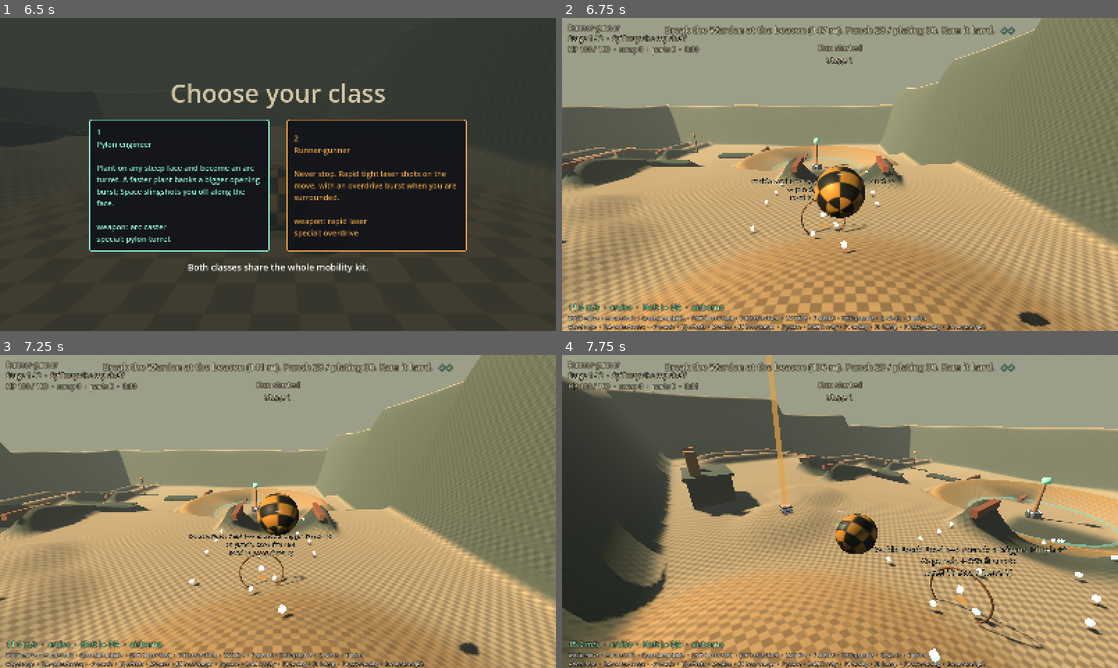
Above: before the commit, frames 1-4 (two rows, left to right).
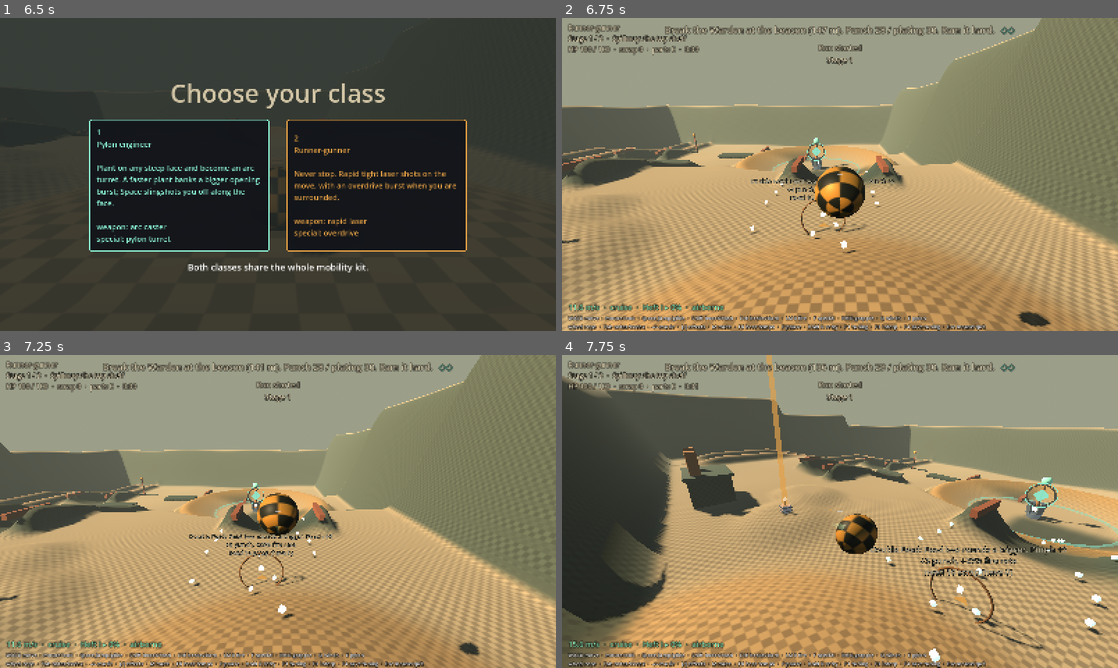
Above: after the commit, the same moments.

Repository: bananahana720/scrapkeep
Game: Godot game, scene res://main.tscn
The game is run twice, just before and just after one commit, with the same random seed, the same clock (stepped at 60 frames per second) and the same inputs.
Inputs (mouse positions are in pixels of both pictures, inside the frame that each line leads up to):
- Up to frame 1 (6.5 s): tap Enter at 0.5, 2, 3.5, 5.1 s; move the mouse to (400, 158) at 0.52 s; hold D (cl_right) 0.53-1.25 s; tap Shift (cl_boost) at 0.6 s; click (400, 158) at 0.67 s; tap Space (cl_jump) at 0.77, 1.25, 2.75, 3.77, 4.25 s; drag from (166, 190) to (250, 237) at 1.27 s; move the mouse to (333, 105) at 2.02 s; hold D (cl_right) 2.03-2.75 s; tap E (cl_mount) at 2.1 s; drag from (250, 237) to (111, 127) at 2.77 s; move the mouse to (444, 221) at 3.52 s; hold A (cl_left) 3.53-4.25 s; tap F (cl_special) at 3.6 s; drag from (111, 127) to (194, 96) at 4.27 s; move the mouse to (305, 174) at 5.02 s; hold S (cl_back) 5.03-5.75 s; click (305, 174) at 5.17 s; drag from (194, 96) to (166, 190) at 5.77 s
- Up to frame 2 (6.75 s): move the mouse to (962, 158) at 6.52 s; hold W (cl_forward) from 6.53 s (still down); tap 2 at 6.6 s
- Up to frame 3 (7.25 s): keep holding W (cl_forward); tap Space (cl_jump) at 6.77 s
- Up to frame 4 (7.75 s): keep holding W (cl_forward); move the mouse to (812, 511) at 7.27 s; tap N at 7.35 s; click (812, 511) at 7.42 s; tap Space (cl_jump) at 7.52 s

Frame 1 is identical in both runs. In frame 2, 0.2% of the frame differs, in the area x 0-49%, y 40-72%; in frame 3, 0.1%; in frame 4, 0.4%, in the area x 39-90%, y 40-54%.

Commit message:
combat A2: Warden landmark look, integrity badge and objective diamond
Visual nodes only: a 7 m Furnace Fleet clamp with emissive tinted jaws, a
glowing core, a camera-facing integrity ring that fills with the beacon
charge around the objective diamond, cap domes with plumes and a lit
magnet. Telegraph edges thicken with radius over a dark underlay. Chaser,
lobber, miniboss and vault get silhouette and emissive accents. Collision
and combat numbers unchanged.

Co-Authored-By: Claude Opus 5.5 (1M context) <noreply@anthropic.com>

Diff:
--- a/sketches/core-loop/src/combat/chaser.gd
+++ b/sketches/core-loop/src/combat/chaser.gd
@@ -22,6 +22,7 @@
 # the spec's Katamari threshold, where fodder that used to bounce you gets rolled up.
 const HP := 60.0
 const SCRAP := 3
+const ACCENT := Color("ffb070")
 
 enum State { CHASE, WINDUP, LUNGE, RECOVER }
 
@@ -43,6 +44,15 @@
 	radius = 1.0
 	half_height = 1.5
 	_mesh = _add_capsule(radius, half_height * 2.0, Palette.RUST)
+	# A lit visor and a dorsal fin, so a chaser reads at 60 to 100 m as a hunting shape
+	# with a hot eye, not a rust-coloured pill against rust-coloured ground.
+	var visor := TorusMesh.new()
+	visor.inner_radius = radius * 0.9
+	visor.outer_radius = radius * 1.15
+	_accent(visor, ACCENT, 3.0, Vector3.UP * 0.55, _mesh)
+	var fin := BoxMesh.new()
+	fin.size = Vector3(0.22, 1.5, 1.3)
+	_accent(fin, Palette.CHARCOAL, 0.0, Vector3(0.0, half_height + 0.35, 0.25), _mesh)
 
 
 func state_name() -> String:
--- a/sketches/core-loop/src/combat/enemy.gd
+++ b/sketches/core-loop/src/combat/enemy.gd
@@ -25,6 +25,8 @@
 const AMBER := Palette.AMBER
 const SLATE := Color("5d6b78")
 const TINT_ENERGY := 0.9
+const PLATE_GLOW_AMBER := 1.8
+const PLATE_GLOW_SLATE := 0.45
 
 signal hit_player(amount: float, shove: Vector3)
 signal died(at: Vector3, scrap_value: int)
@@ -135,7 +137,7 @@
 	tint_state = state
 	var color := AMBER if state == "amber" else SLATE
 	for mat in _tint_materials:
-		(mat as StandardMaterial3D).albedo_color = color
+		_paint_plate(mat as StandardMaterial3D, color, state == "amber")
 	if _flash <= 0.0:
 		_apply_rest_look()
 
@@ -287,10 +289,31 @@
 	return mesh
 
 
+# A visual-only accent: a lit mesh that grows an enemy's silhouette or marks it from
+# 60 to 100 m. It never collides; the enemy's collider is unchanged.
+func _accent(mesh: Mesh, color: Color, energy: float, at: Vector3, parent: Node3D = self) -> MeshInstance3D:
+	var instance := MeshInstance3D.new()
+	instance.mesh = mesh
+	instance.material_override = Palette.solid(color, energy)
+	instance.position = at
+	parent.add_child(instance)
+	return instance
+
+
 # A tinted material for a plating mesh, registered so set_tint recolours it.
 func _plate_material() -> StandardMaterial3D:
 	var mat := Palette.solid(SLATE)
 	mat.metallic = 0.6
 	mat.roughness = 0.4
+	_paint_plate(mat, SLATE, false)
 	_tint_materials.append(mat)
 	return mat
+
+
+# Plating carries its read in light, not just paint, so it survives distance and shade:
+# amber burns bright (your punch breaks through), slate glows dull (not yet).
+static func _paint_plate(mat: StandardMaterial3D, color: Color, beatable: bool) -> void:
+	mat.albedo_color = color
+	mat.emission_enabled = true
+	mat.emission = color
+	mat.emission_energy_multiplier = PLATE_GLOW_AMBER if beatable else PLATE_GLOW_SLATE
--- a/sketches/core-loop/src/combat/lobber.gd
+++ b/sketches/core-loop/src/combat/lobber.gd
@@ -54,6 +54,17 @@
 	_muzzle.material_override = _muzzle_material
 	_muzzle.position = Vector3.UP * 2.6
 	add_child(_muzzle)
+	# A mortar tube on top and a lit waist band: the lobber's silhouette says artillery
+	# from a distance, and the band keeps it visible against the ground.
+	var tube := CylinderMesh.new()
+	tube.top_radius = 0.45
+	tube.bottom_radius = 0.6
+	tube.height = 2.6
+	var barrel := _accent(tube, Palette.CHARCOAL, 0.0, Vector3(0.0, 3.6, 0.0))
+	barrel.rotation.x = 0.35
+	var band := BoxMesh.new()
+	band.size = Vector3(2.55, 0.35, 2.55)
+	_accent(band, Palette.VERDIGRIS.lightened(0.55), 2.2, Vector3.UP * 0.9)
 
 
 func muzzle_point() -> Vector3:
@@ -84,5 +95,5 @@
 
 
 func _show_charge(charge: float) -> void:
-	_muzzle_material.emission_energy_multiplier = 0.2 + charge * 5.0
+	_muzzle_material.emission_energy_multiplier = 0.8 + charge * 5.0
 	_muzzle.scale = Vector3.ONE * (1.0 + charge * 0.9)
--- a/sketches/core-loop/src/combat/miniboss.gd
+++ b/sketches/core-loop/src/combat/miniboss.gd
@@ -223,6 +223,14 @@
 	_halo.position = Vector3.UP * (HALF_HEIGHT + 1.4)
 	_halo.visible = false
 	add_child(_halo)
+	# A lit crown of spikes: the silhouette says "boss" from 100 m before its size does.
+	for i in 5:
+		var angle := TAU * i / 5.0
+		var spike := CylinderMesh.new()
+		spike.top_radius = 0.0
+		spike.bottom_radius = 0.4
+		spike.height = 1.6
+		_accent(spike, Palette.COPPER, 1.8, Vector3(cos(angle) * 1.3, HALF_HEIGHT + 0.5, sin(angle) * 1.3))
 
 
 # The weak window reads three ways at once: the plates swing open (shape), the core
@@ -239,7 +247,7 @@
 		plate.rotation.y = lerpf(plate.rotation.y, side * 0.9 * open, 1.0 - exp(-14.0 * delta))
 	var pulse := 1.0 + 0.12 * sin(Time.get_ticks_msec() * 0.018) if weak else 1.0
 	_core.scale = Vector3.ONE * (1.5 * pulse if weak else 0.8)
-	_core_material.emission_energy_multiplier = 4.0 if weak else 0.4
+	_core_material.emission_energy_multiplier = 4.0 if weak else 1.2
 	_halo.visible = weak
 	if weak:
 		_halo.rotate_y(delta * 5.0)
--- a/sketches/core-loop/src/combat/telegraph.gd
+++ b/sketches/core-loop/src/combat/telegraph.gd
@@ -20,6 +20,13 @@
 const FILL_ALPHA := 0.34
 const EDGE_ALPHA := 0.9
 const LIFT := 0.2
+# The Spillway ground is an orange-and-sand checker, so HAZARD alone washes into it. Every
+# edge is drawn over a wider dark underlay, and a ring's edge thickens with its radius,
+# so a 30 m Warden ring still reads as a bold line from 60 m.
+const EDGE_MIN := 0.35
+const EDGE_PER_METRE := 0.04
+const UNDERLAY := 0.35
+const UNDERLAY_ALPHA := 0.85
 
 enum Shape { RING, LANE }
 
@@ -107,9 +114,16 @@
 		area.bottom_radius = radius
 		area.height = 0.04
 		_mesh(area, AREA_ALPHA, Vector3.ZERO)
+		var width := maxf(EDGE_MIN, radius * EDGE_PER_METRE)
+		var under := TorusMesh.new()
+		under.inner_radius = maxf(0.05, radius - width - UNDERLAY)
+		under.outer_radius = radius + UNDERLAY
+		under.rings = 96
+		_underlay(under, Vector3.DOWN * 0.05)
 		var edge := TorusMesh.new()
-		edge.inner_radius = maxf(0.05, radius - 0.35)
+		edge.inner_radius = maxf(0.05, radius - width)
 		edge.outer_radius = radius
+		edge.rings = 96
 		_mesh(edge, EDGE_ALPHA, Vector3.ZERO)
 		var fill := CylinderMesh.new()
 		fill.top_radius = 1.0
@@ -122,8 +136,11 @@
 		area.size = Vector3(width, 0.04, length)
 		_mesh(area, AREA_ALPHA, Vector3(0.0, 0.0, -length * 0.5))
 		for side in [-1.0, 1.0]:
+			var under := BoxMesh.new()
+			under.size = Vector3(0.5 + UNDERLAY * 2.0, 0.06, length + UNDERLAY * 2.0)
+			_underlay(under, Vector3(side * width * 0.5, -0.05, -length * 0.5))
 			var rail := BoxMesh.new()
-			rail.size = Vector3(0.3, 0.08, length)
+			rail.size = Vector3(0.5, 0.08, length)
 			_mesh(rail, EDGE_ALPHA, Vector3(side * width * 0.5, 0.0, -length * 0.5))
 		# The fill grows from the attacker's end, so the lane reads as "coming this way".
 		var holder := Node3D.new()
@@ -138,6 +155,18 @@
 		holder.add_child(inner)
 		_fill = holder
 	set_progress(progress)
+
+
+# The dark band under an edge: charcoal, drawn just before the edge itself.
+func _underlay(mesh: Mesh, offset: Vector3) -> void:
+	var instance := MeshInstance3D.new()
+	instance.mesh = mesh
+	var mat := material(UNDERLAY_ALPHA, Palette.CHARCOAL)
+	mat.render_priority = PRIORITY - 1
+	instance.material_override = mat
+	instance.position = offset
+	instance.cast_shadow = GeometryInstance3D.SHADOW_CASTING_SETTING_OFF
+	add_child(instance)
 
 
 func _mesh(mesh: Mesh, alpha: float, offset: Vector3) -> MeshInstance3D:
--- a/sketches/core-loop/src/combat/vault.gd
+++ b/sketches/core-loop/src/combat/vault.gd
@@ -45,6 +45,16 @@
 		band.material_override = band_mat
 		band.position = Vector3.UP * y
 		add_child(band)
+	# A lamp on a post: a cache you can spot from 100 m and roll off the line for.
+	var post := CylinderMesh.new()
+	post.top_radius = 0.12
+	post.bottom_radius = 0.16
+	post.height = 1.8
+	_accent(post, Palette.CHARCOAL, 0.0, Vector3.UP * (HALF_HEIGHT + 0.9))
+	var lamp := SphereMesh.new()
+	lamp.radius = 0.6
+	lamp.height = 1.2
+	_accent(lamp, Palette.SAND, 3.0, Vector3.UP * (HALF_HEIGHT + 2.0))
 
 
 func knock(_direction: Vector3, _force: float) -> void:
--- a/sketches/core-loop/src/combat/warden.gd
+++ b/sketches/core-loop/src/combat/warden.gd
@@ -1,4 +1,6 @@
 extends "res://src/combat/enemy.gd"
+
+const WardenLook := preload("res://src/combat/warden_look.gd")
 
 # The Warden: one per stage, an immobile clamp at the base of the beacon mast. Breaking
 # it is the stage's one MUST (DEMO-SPEC). It never moves, never pins, never pushes you
@@ -72,11 +74,8 @@
 var _magnet_dir := Vector3.FORWARD
 var _magnet_ring: Node3D
 var _unplated := 0.0
-var _caps: Array = []
 var _cap_material: StandardMaterial3D
-var _arm: Node3D
-var _magnet_material: StandardMaterial3D
-var _core_material: StandardMaterial3D
+var _look: Node3D
 
 
 func setup(target_ref, terrain_ref, root_ref, live_ref: Callable, _threat: float, spec_ref := {}) -> void:
@@ -279,78 +278,48 @@
 	cylinder.height = HALF_HEIGHT * 2.0
 	shape.shape = cylinder
 	add_child(shape)
+	# Everything seen is in warden_look.gd and collides with nothing; this node keeps the
+	# collider above and every number the fight uses.
+	_look = WardenLook.new()
+	add_child(_look)
+	_look.build(self, HALF_HEIGHT)
 	_base_color = Palette.CHARCOAL
-	_material = Palette.solid(_base_color)
-	var body := MeshInstance3D.new()
-	var inner := CylinderMesh.new()
-	inner.top_radius = RADIUS * 0.8
-	inner.bottom_radius = RADIUS * 0.9
-	inner.height = HALF_HEIGHT * 2.0
-	body.mesh = inner
-	body.material_override = _material
-	add_child(body)
-	# The clamp's plating: four jaws around the mast, tinted amber or slate.
-	var plate_mat := _plate_material()
-	for i in 4:
-		var jaw := MeshInstance3D.new()
-		var box := BoxMesh.new()
-		box.size = Vector3(RADIUS * 1.1, HALF_HEIGHT * 1.8, 0.7)
-		jaw.mesh = box
-		jaw.material_override = plate_mat
-		var angle := TAU * i / 4.0 + PI * 0.25
-		jaw.position = Vector3(cos(angle), 0.0, sin(angle)) * (RADIUS - 0.2)
-		jaw.rotation.y = -angle + PI * 0.5
-		add_child(jaw)
-	_core_material = Palette.solid(Palette.ARC, 1.5)
-	var core := MeshInstance3D.new()
-	var torus := TorusMesh.new()
-	torus.inner_radius = RADIUS * 0.85
-	torus.outer_radius = RADIUS * 1.05
-	core.mesh = torus
-	core.material_override = _core_material
-	core.position = Vector3.UP * (HALF_HEIGHT - 0.3)
-	add_child(core)
-	if lesson == "caps":
-		_cap_material = Palette.solid(Palette.SAND, 1.5)
-		for cap in cap_points():
-			var mesh := MeshInstance3D.new()
-			var disc := CylinderMesh.new()
-			disc.top_radius = CAP_RADIUS
-			disc.bottom_radius = CAP_RADIUS * 1.2
-			disc.height = 0.6
-			mesh.mesh = disc
-			mesh.material_override = _cap_material
-			mesh.position = cap - global_position
-			add_child(mesh)
-			_caps.append(mesh)
-	if lesson == "magnet":
-		_magnet_material = Palette.solid(Palette.SAND, 0.3)
-		_arm = MeshInstance3D.new()
-		var head := SphereMesh.new()
-		head.radius = MAGNET_RADIUS
-		head.height = MAGNET_RADIUS * 2.0
-		(_arm as MeshInstance3D).mesh = head
-		(_arm as MeshInstance3D).material_override = _magnet_material
-		add_child(_arm)
-
-
-# The magnet swings out and glows through its telegraph and burns bright during the
-# tug, the moment a shot on it counts; the core ring dims while the plating is off.
-func _pose(delta: float) -> void:
-	if _cap_material != null:
-		_cap_material.emission_energy_multiplier = move_toward(_cap_material.emission_energy_multiplier, 1.5, delta * 8.0)
-	if _core_material != null:
-		_core_material.emission_energy_multiplier = 0.3 if _unplated > 0.0 else 1.5
-	if _arm == null:
-		return
-	var out := 0.0
-	var glow := 0.3
+	_material = _look.body_material
+	_cap_material = _look.cap_material()
+
+
+func _pose(_delta: float) -> void:
+	pass
+
+
+func _process(delta: float) -> void:
+	if _look != null:
+		_look.update(delta)
+
+
+# --- Read by the look --------------------------------------------------------------
+
+func charge_fraction() -> float:
+	return clampf(_charge_time / PULSE_TELEGRAPH, 0.0, 1.0) if _charging else 0.0
+
+
+# 0 when the magnet is stowed, rising to 1 through its telegraph, 1 through the tug.
+func magnet_out() -> float:
 	match magnet_state:
 		Magnet.TELEGRAPH:
-			out = clampf(_magnet_time / MAGNET_TELEGRAPH, 0.0, 1.0)
-			glow = 1.0 + 2.0 * out
+			return clampf(_magnet_time / MAGNET_TELEGRAPH, 0.0, 1.0)
 		Magnet.TUG:
-			out = 1.0
-			glow = 5.0
-	_arm.position = _magnet_dir * MAGNET_ARM * out + Vector3.UP * lerpf(HALF_HEIGHT + 0.4, MAGNET_RISE, out)
-	_magnet_material.emission_energy_multiplier = glow
+			return 1.0
+	return 0.0
+
+
+func magnet_dir() -> Vector3:
+	return _magnet_dir
+
+
+func flat_to_ball() -> Vector3:
+	return _flat_to_ball() if target != null else Vector3.ZERO
+
+
+func integrity() -> float:
+	return clampf(hp / max_hp, 0.0, 1.0) if max_hp > 0.0 else 0.0
--- /dev/null
+++ b/sketches/core-loop/src/combat/warden_look.gd
@@ -0,0 +1,308 @@
+extends Node3D
+
+const Palette := preload("res://src/core/palette.gd")
+const EventKinds := preload("res://src/core/event_kinds.gd")
+
+# The Warden's body as a landmark, visual only: nothing here collides, and every
+# number the fight uses stays in warden.gd. It has to answer "what do I break?" from
+# the 14 m entry drop, 150 m out, so it is a Furnace Fleet clamp about 7 m tall and
+# 8 m across, wrapped round the beacon mast's base.
+#
+# - Four heavy jaw plates carry the plating tint, large and lit: amber means your
+#   punch breaks through, slate means not yet (enemy.gd _paint_plate).
+# - A glowing core sits in the clamp's mouth, visible through the gaps. It brightens
+#   as the pulse charges and flickers while the magnet has the plating off.
+# - Above it floats one badge, turned to face the camera: an integrity ring that
+#   fills with the beacon charge (the share of the Warden broken), and inside it the
+#   objective's diamond. Both wear beacon_charge_changed's colour from event_kinds,
+#   the row the objective line reads once the fight starts, so the line and the world
+#   agree. The badge keeps a readable size out to the drop; the diamond fades out
+#   inside 20 m, where the Warden itself fills the view.
+# - Stage 2's vent caps are three glowing domes on the deck with heat plumes rising
+#   above the jaws; stage 3's magnet is a lit arm and head that burn amber while the
+#   tug is on, the moment a shot on them counts.
+#
+# A rolling ball never reaches above 2 m, and below 2 m nothing here extends past the
+# collider's 2.8 m radius, so the body the player sees is the body the ball meets.
+
+const JAW_COUNT := 4
+const JAW_RADIUS := 3.1
+const JAW_SIZE := Vector3(2.6, 5.2, 0.7)
+const JAW_BOTTOM := 2.0
+const JAW_TILT := 0.14
+const COLLAR_RADIUS := 2.75
+const COLLAR_HEIGHT := 2.2
+const DECK_HEIGHT := 3.2
+const CORE_HEIGHT := 4.7
+const CORE_RADIUS := 1.5
+const BADGE_HEIGHT := 12.0
+const BADGE_RADIUS := 2.2
+const BADGE_SEGMENTS := 24
+const BADGE_NEAR := 50.0
+const BADGE_MAX_SCALE := 2.4
+const MARKER_SIZE := 1.9
+const MARKER_FADE_FAR := 20.0
+const MARKER_FADE_NEAR := 12.0
+const BADGE_PRIORITY := 30
+const PLUME_HEIGHT := 4.2
+const TURN_RATE := 3.0
+
+var warden
+var body_material: StandardMaterial3D
+var plate_material: StandardMaterial3D
+
+var _ground := 0.0
+var _jaws: Node3D
+var _core_material: StandardMaterial3D
+var _badge: Node3D
+var _segments: Array = []
+var _lit_material: StandardMaterial3D
+var _dim_material: StandardMaterial3D
+var _marker_material: StandardMaterial3D
+var _cap_material: StandardMaterial3D
+var _plume_material: StandardMaterial3D
+var _arm: MeshInstance3D
+var _head: Node3D
+var _magnet_material: StandardMaterial3D
+
+
+func build(owner_warden, half_height: float) -> void:
+	warden = owner_warden
+	name = "WardenLook"
+	_ground = -half_height
+	body_material = Palette.solid(Palette.CHARCOAL)
+	body_material.metallic = 0.5
+	body_material.roughness = 0.5
+	plate_material = warden._plate_material()
+	_build_collar()
+	_build_jaws()
+	_build_core()
+	_build_badge()
+	if warden.lesson == "caps":
+		_build_caps()
+	if warden.lesson == "magnet":
+		_build_magnet()
+
+
+func cap_material() -> StandardMaterial3D:
+	return _cap_material
+
+
+func _mesh(mesh: Mesh, material: Material, at: Vector3, parent: Node3D = self) -> MeshInstance3D:
+	var instance := MeshInstance3D.new()
+	instance.mesh = mesh
+	instance.material_override = material
+	instance.position = at
+	parent.add_child(instance)
+	return instance
+
+
+static func _glow(color: Color, energy: float) -> StandardMaterial3D:
+	var mat := Palette.solid(color, energy)
+	return mat
+
+
+static func _flat(color: Color, alpha: float) -> StandardMaterial3D:
+	var mat := Palette.unshaded(Color(color, alpha))
+	mat.transparency = BaseMaterial3D.TRANSPARENCY_ALPHA
+	mat.cull_mode = BaseMaterial3D.CULL_DISABLED
+	return mat
+
+
+func _build_collar() -> void:
+	var collar := CylinderMesh.new()
+	collar.top_radius = COLLAR_RADIUS - 0.25
+	collar.bottom_radius = COLLAR_RADIUS
+	collar.height = COLLAR_HEIGHT
+	_mesh(collar, body_material, Vector3.UP * (_ground + COLLAR_HEIGHT * 0.5))
+	var deck := CylinderMesh.new()
+	deck.top_radius = COLLAR_RADIUS - 0.2
+	deck.bottom_radius = COLLAR_RADIUS - 0.2
+	deck.height = DECK_HEIGHT - COLLAR_HEIGHT
+	_mesh(deck, body_material, Vector3.UP * (_ground + (COLLAR_HEIGHT + DECK_HEIGHT) * 0.5))
+	# A riveted band where the jaws bite, above anything a rolling ball can touch.
+	var band := TorusMesh.new()
+	band.inner_radius = JAW_RADIUS - 0.35
+	band.outer_radius = JAW_RADIUS + 0.35
+	_mesh(band, body_material, Vector3.UP * (_ground + JAW_BOTTOM + 0.3))
+
+
+# The jaws turn as one, so a gap (and the core behind it) faces you, and the magnet
+# arm swings out through a gap rather than through a plate.
+func _build_jaws() -> void:
+	_jaws = Node3D.new()
+	_jaws.name = "Jaws"
+	add_child(_jaws)
+	for i in JAW_COUNT:
+		var angle := TAU * (i + 0.5) / JAW_COUNT
+		var pivot := Node3D.new()
+		pivot.rotation.y = -angle
+		_jaws.add_child(pivot)
+		var plate := BoxMesh.new()
+		plate.size = JAW_SIZE
+		var jaw := _mesh(plate, plate_material, Vector3(JAW_RADIUS, _ground + JAW_BOTTOM + JAW_SIZE.y * 0.5, 0.0), pivot)
+		# Width runs round the mast, thickness out from it; the top leans outward.
+		jaw.rotation = Vector3(JAW_TILT, PI * 0.5, 0.0)
+		# A heavy lip on top of each jaw, reaching inward like a clamp's teeth.
+		var lip := BoxMesh.new()
+		lip.size = Vector3(1.4, 0.6, JAW_SIZE.x + 0.3)
+		_mesh(lip, body_material, Vector3(JAW_RADIUS - 0.2, _ground + JAW_BOTTOM + JAW_SIZE.y + 0.1, 0.0), pivot)
+
+
+func _build_core() -> void:
+	_core_material = _glow(EventKinds.color("beacon_charge_changed"), 3.0)
+	var sphere := SphereMesh.new()
+	sphere.radius = CORE_RADIUS
+	sphere.height = CORE_RADIUS * 2.0
+	_mesh(sphere, _core_material, Vector3.UP * (_ground + CORE_HEIGHT))
+
+
+# The badge: an integrity ring of segments and the objective diamond, in one node that
+# turns to face the camera every frame.
+func _build_badge() -> void:
+	_badge = Node3D.new()
+	_badge.name = "Badge"
+	_badge.position = Vector3.UP * (_ground + BADGE_HEIGHT)
+	add_child(_badge)
+	var tint := EventKinds.color("beacon_charge_changed")
+	_lit_material = _badge_material(tint, 1.0)
+	_dim_material = _badge_material(Palette.CHARCOAL, 0.7)
+	for i in BADGE_SEGMENTS:
+		# Clockwise from the top, like a dial filling.
+		var angle := PI * 0.5 - TAU * (i + 0.5) / BADGE_SEGMENTS
+		var box := BoxMesh.new()
+		box.size = Vector3(0.36, TAU * BADGE_RADIUS / BADGE_SEGMENTS * 0.78, 0.12)
+		var segment := _mesh(box, _dim_material, Vector3(cos(angle), sin(angle), 0.0) * BADGE_RADIUS, _badge)
+		segment.rotation.z = angle
+		_segments.append(segment)
+	var outline := TorusMesh.new()
+	outline.inner_radius = BADGE_RADIUS + 0.25
+	outline.outer_radius = BADGE_RADIUS + 0.4
+	var ring := _mesh(outline, _badge_material(tint, 0.85), Vector3.ZERO, _badge)
+	ring.rotation.x = PI * 0.5
+	_marker_material = _badge_material(tint, 0.95)
+	var quad := QuadMesh.new()
+	quad.size = Vector2.ONE * MARKER_SIZE
+	var marker := _mesh(quad, _marker_material, Vector3.ZERO, _badge)
+	marker.rotation.z = PI * 0.25
+
+
+func _badge_material(color: Color, alpha: float) -> StandardMaterial3D:
+	var mat := _flat(color, alpha)
+	mat.no_depth_test = true
+	mat.render_priority = BADGE_PRIORITY
+	return mat
+
+
+func _build_caps() -> void:
+	_cap_material = _glow(Palette.AMBER, 3.0)
+	_plume_material = _flat(Palette.AMBER, 0.28)
+	for cap in warden.cap_points():
+		var local: Vector3 = cap - warden.global_position
+		var dome := SphereMesh.new()
+		dome.radius = 1.05
+		dome.height = 1.05
+		dome.is_hemisphere = true
+		_mesh(dome, _cap_material, Vector3(local.x, _ground + DECK_HEIGHT, local.z))
+		var plume := CylinderMesh.new()
+		plume.top_radius = 0.15
+		plume.bottom_radius = 0.75
+		plume.height = PLUME_HEIGHT
+		_mesh(plume, _plume_material, Vector3(local.x, _ground + DECK_HEIGHT + 1.0 + PLUME_HEIGHT * 0.5, local.z))
+
+
+func _build_magnet() -> void:
+	_magnet_material = _glow(Palette.SAND, 0.4)
+	_arm = MeshInstance3D.new()
+	var beam := BoxMesh.new()
+	beam.size = Vector3(0.6, 0.6, 1.0)
+	_arm.mesh = beam
+	_arm.material_override = body_material
+	add_child(_arm)
+	_head = Node3D.new()
+	add_child(_head)
+	var disc := CylinderMesh.new()
+	disc.top_radius = warden.MAGNET_RADIUS
+	disc.bottom_radius = warden.MAGNET_RADIUS
+	disc.height = 0.9
+	var face := _mesh(disc, _magnet_material, Vector3.ZERO, _head)
+	face.rotation.x = PI * 0.5
+	var horn := TorusMesh.new()
+	horn.inner_radius = warden.MAGNET_RADIUS * 0.55
+	horn.outer_radius = warden.MAGNET_RADIUS * 1.05
+	var ring := _mesh(horn, _magnet_material, Vector3.ZERO, _head)
+	ring.rotation.x = PI * 0.5
+
+
+func update(delta: float) -> void:
+	if warden == null:
+		return
+	_turn_jaws(delta)
+	_update_core()
+	_update_badge()
+	_update_caps(delta)
+	_update_magnet()
+
+
+func _turn_jaws(delta: float) -> void:
+	var facing: Vector3 = warden.magnet_dir() if warden.magnet_out() > 0.0 else warden.flat_to_ball()
+	if facing.length() < 0.5:
+		return
+	# Gaps sit at angle 0 in the jaw frame; turn that gap toward the facing.
+	var want := -atan2(facing.z, facing.x)
+	_jaws.rotation.y = lerp_angle(_jaws.rotation.y, want, 1.0 - exp(-TURN_RATE * delta))
+
+
+func _update_core() -> void:
+	var energy: float = 3.0 + 5.0 * warden.charge_fraction()
+	if warden.unplated_by_magnet():
+		energy = 1.0 + 6.0 * absf(sin(Time.get_ticks_msec() * 0.02))
+	_core_material.emission_energy_multiplier = energy
+
+
+func _update_badge() -> void:
+	var camera := get_viewport().get_camera_3d()
+	if camera == null:
+		return
+	var eye := camera.global_position
+	var at := _badge.global_position
+	var distance := eye.distance_to(at)
+	if distance > 0.01:
+		_badge.global_basis = Basis.looking_at(at - eye, Vector3.UP)
+	var grow := clampf(distance / BADGE_NEAR, 1.0, BADGE_MAX_SCALE)
+	_badge.scale = Vector3.ONE * grow
+	var broken: float = 1.0 - warden.integrity()
+	var lit := int(round(broken * BADGE_SEGMENTS))
+	for i in _segments.size():
+		(_segments[i] as MeshInstance3D).material_override = _lit_material if i < lit else _dim_material
+	var fade := clampf((distance - MARKER_FADE_NEAR) / (MARKER_FADE_FAR - MARKER_FADE_NEAR), 0.0, 1.0)
+	_marker_material.albedo_color.a = 0.95 * fade
+
+
+func _update_caps(delta: float) -> void:
+	if _cap_material == null:
+		return
+	_cap_material.emission_energy_multiplier = move_toward(_cap_material.emission_energy_multiplier, 3.0, delta * 8.0)
+	_plume_material.albedo_color.a = 0.22 + 0.1 * sin(Time.get_ticks_msec() * 0.006)
+
+
+func _update_magnet() -> void:
+	if _head == null:
+		return
+	var out: float = warden.magnet_out()
+	var base := Vector3.UP * (_ground + JAW_BOTTOM + JAW_SIZE.y - 0.4)
+	var tip: Vector3 = warden.magnet_point() - warden.global_position if out > 0.0 else base + Vector3.UP * 0.8
+	_head.position = tip
+	var dir: Vector3 = warden.magnet_dir()
+	_head.basis = Basis.looking_at(dir, Vector3.UP) if dir.length() > 0.1 else Basis.IDENTITY
+	var span := tip - base
+	_arm.visible = span.length() > 0.3
+	if _arm.visible:
+		_arm.position = base + span * 0.5
+		_arm.basis = Basis.looking_at(span.normalized(), Vector3.UP if absf(span.normalized().y) < 0.95 else Vector3.FORWARD)
+		_arm.scale = Vector3(1.0, 1.0, span.length())
+	# Amber while the tug is on: the one moment a shot on the magnet counts.
+	var tugging: bool = warden.state_name() == "tug"
+	_magnet_material.albedo_color = Palette.AMBER if tugging else Palette.SAND
+	_magnet_material.emission = Palette.AMBER if tugging else Palette.SAND
+	_magnet_material.emission_energy_multiplier = 5.0 if tugging else 0.4 + 2.0 * out
Not shown, added: sketches/core-loop/src/combat/warden_look.gd.uid
